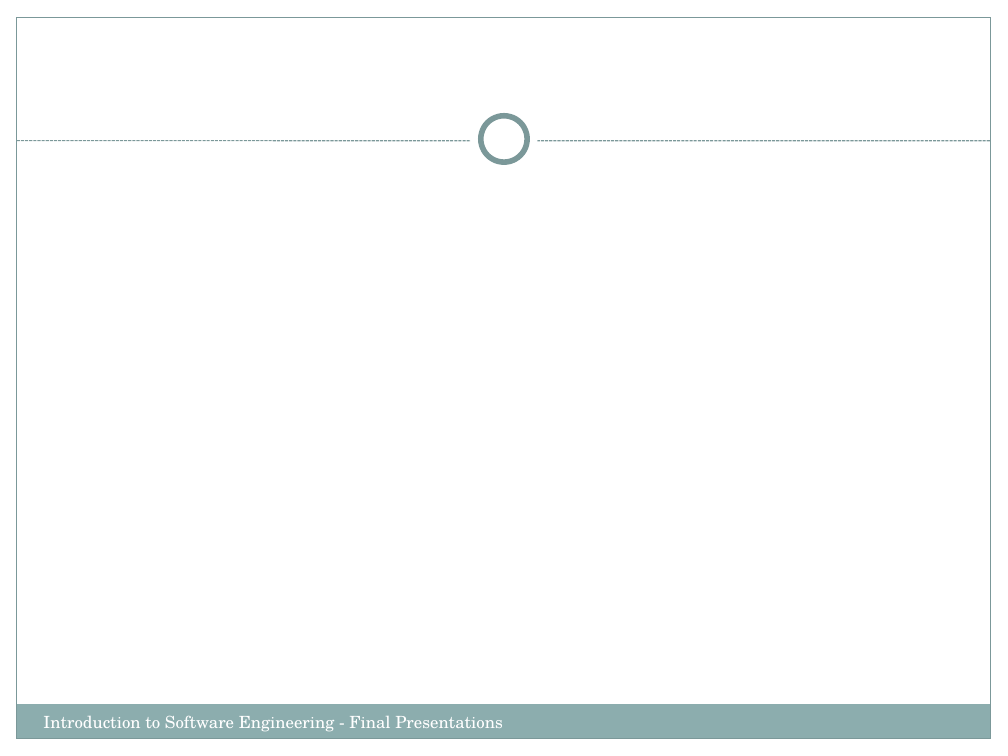
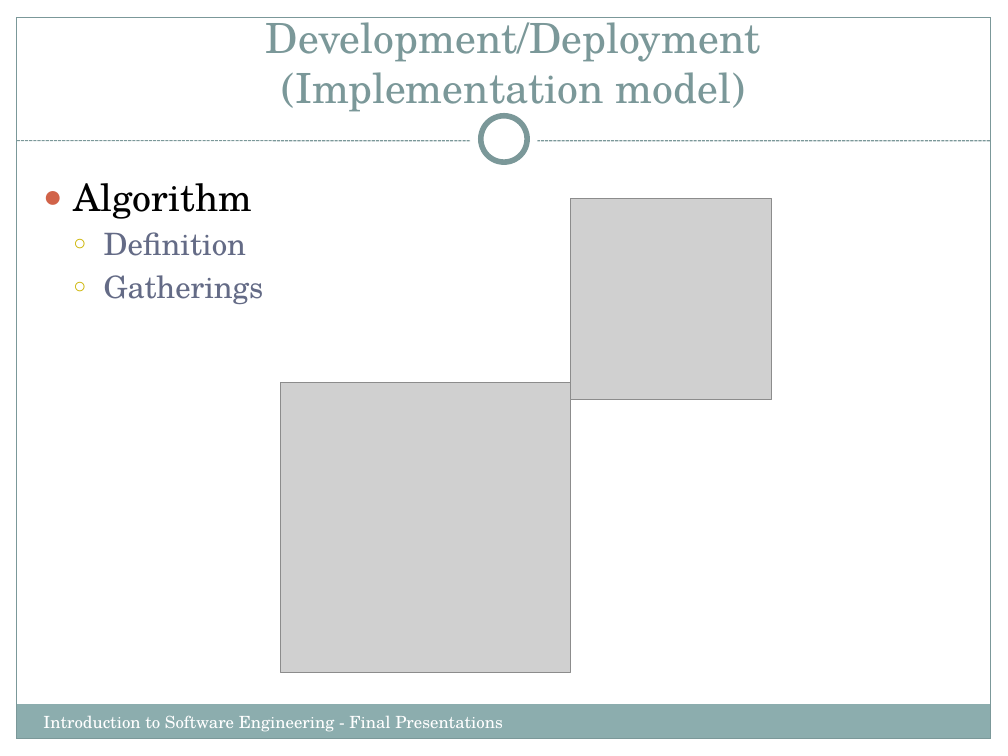
Before and after one commit to Cyber-Punk-REAS/the_project, a slide deck: slide 17 of IntroSWEng.FinalPresentations.pptx (slide 20 before the commit). Drawn at 1008x756 pixels with LibreOffice and Linux fonts; fonts in the diff are those of the drawing; grey boxes stand for pictures. Boxes give left, top, right and bottom in pixels: in the first picture for what was removed or moved away, otherwise in the second. Text is boxed around its words. In the diff, an @@ line names an element or a change of style, - is before the commit and + after.

```diff
--- a/IntroSWEng.FinalPresentations.pptx
+++ b/IntroSWEng.FinalPresentations.pptx
@@ title added at [266, 17, 761, 115], 29.7 pt, text #7C999A @@
+Development/Deployment
+(Implementation model)
@@ text added at [73, 183, 264, 304], 22 pt, text #646B86 @@
+● Algorithm
+  ○ Definition
+  ○ Gatherings
@@ picture added at [571, 199, 772, 400] @@
@@ picture added at [280, 382, 571, 672] @@
```
Also in this commit, not shown: 13 other slides changed, 1 slide added, 1 slide removed.
